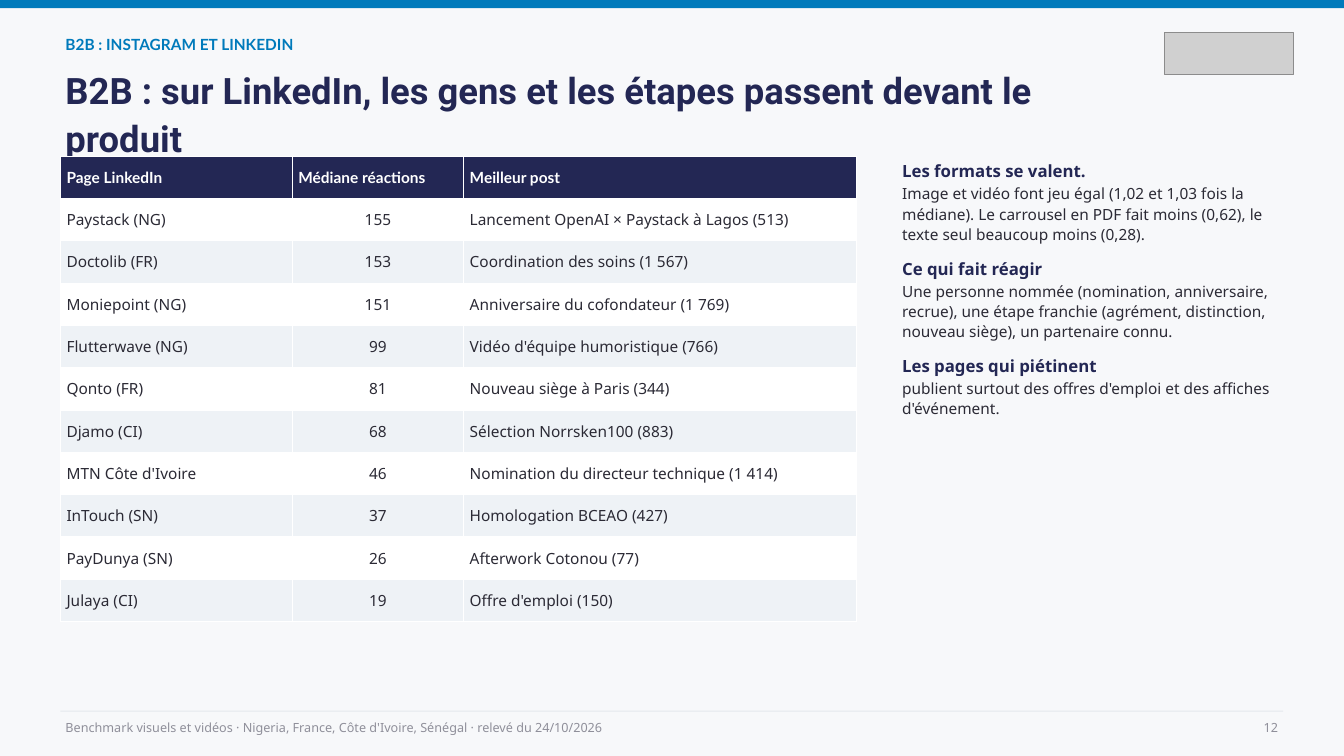
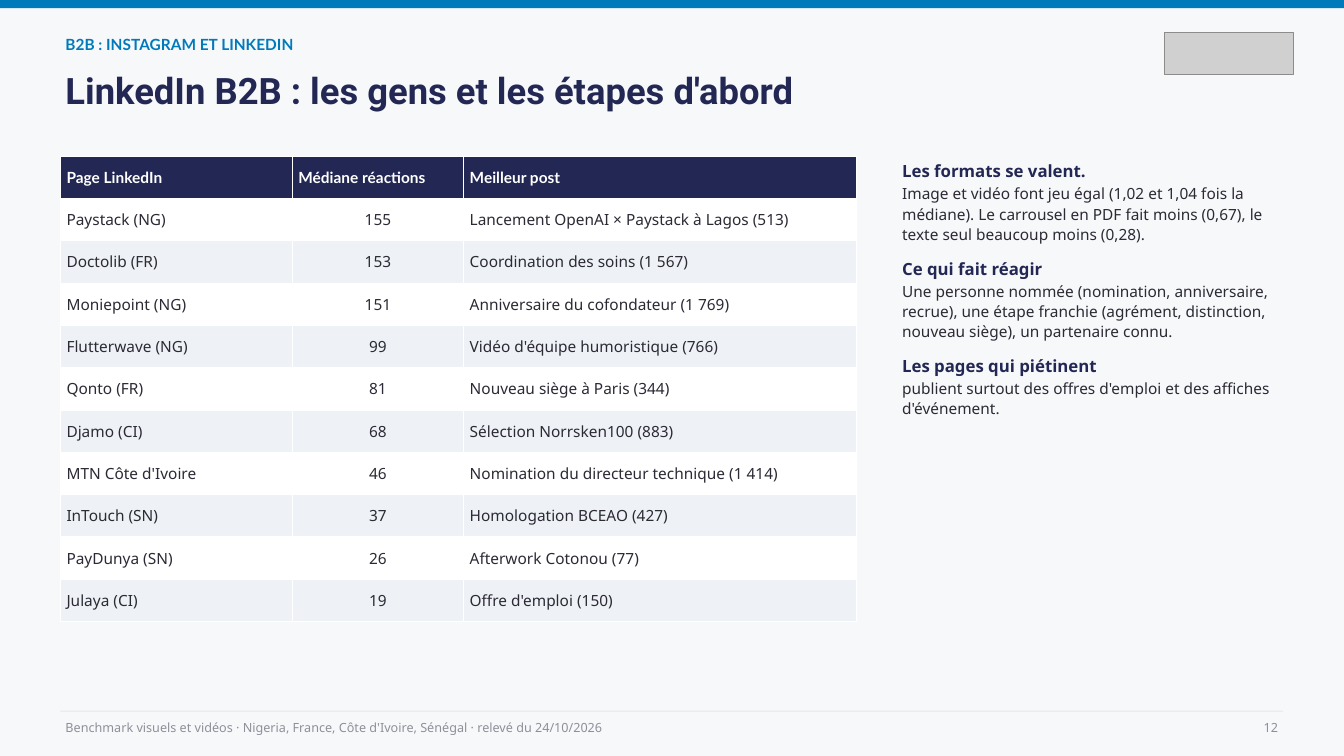
Before and after one commit to leslita06/fatima-unifood-fictif, a slide deck: slide 12 of benchmark-visuels/2026-10-24_benchmark-visuels-videos.pptx. Drawn at 1344x756 pixels with LibreOffice and Linux fonts; fonts in the diff are those of the drawing; grey boxes stand for pictures. Boxes give left, top, right and bottom in pixels: in the first picture for what was removed or moved away, otherwise in the second. Text is boxed around its words. In the diff, an @@ line names an element or a change of style, - is before the commit and + after.

```diff
--- a/benchmark-visuels/2026-10-24_benchmark-visuels-videos.pptx
+++ b/benchmark-visuels/2026-10-24_benchmark-visuels-videos.pptx
@@ text at box(65, 76, 794, 112): text changed @@
-B2B : sur LinkedIn, les gens et les étapes passent devant le produit
+LinkedIn B2B : les gens et les étapes d'abord
@@ text at box(902, 187, 1263, 244): text changed @@
-Image et vidéo font jeu égal (1,02 et 1,03 fois la médiane). Le carrousel en PDF fait moins (0,62), le texte seul beaucoup moins (0,28).
+Image et vidéo font jeu égal (1,02 et 1,04 fois la médiane). Le carrousel en PDF fait moins (0,67), le texte seul beaucoup moins (0,28).
```
Also in this commit, not shown: 4 other slides changed, 1 other file.
